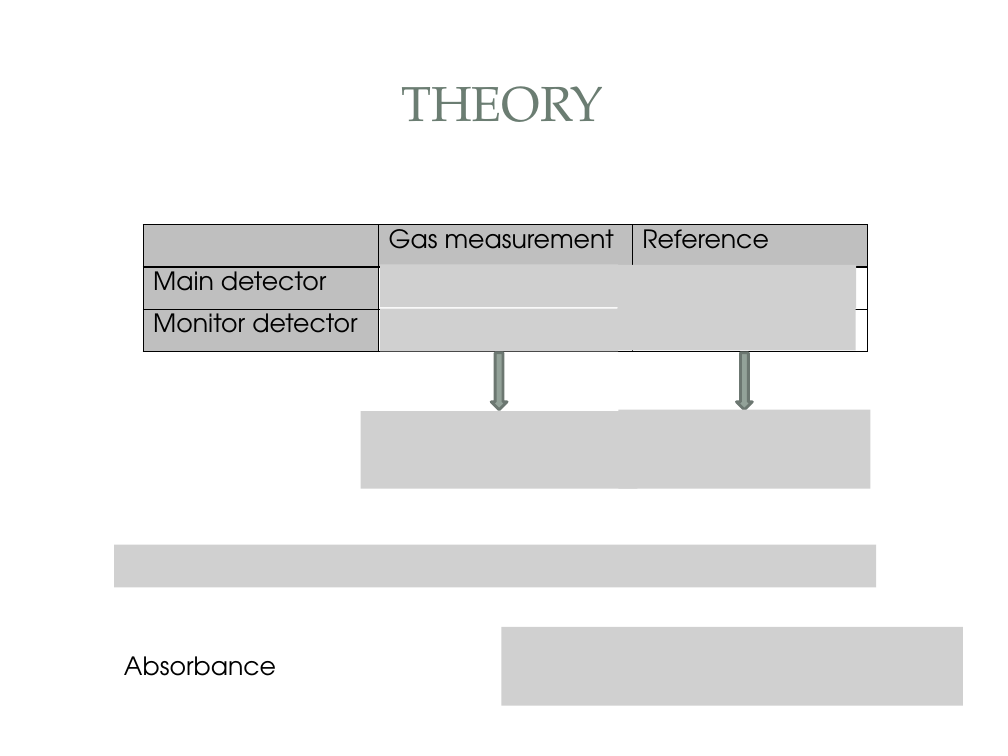
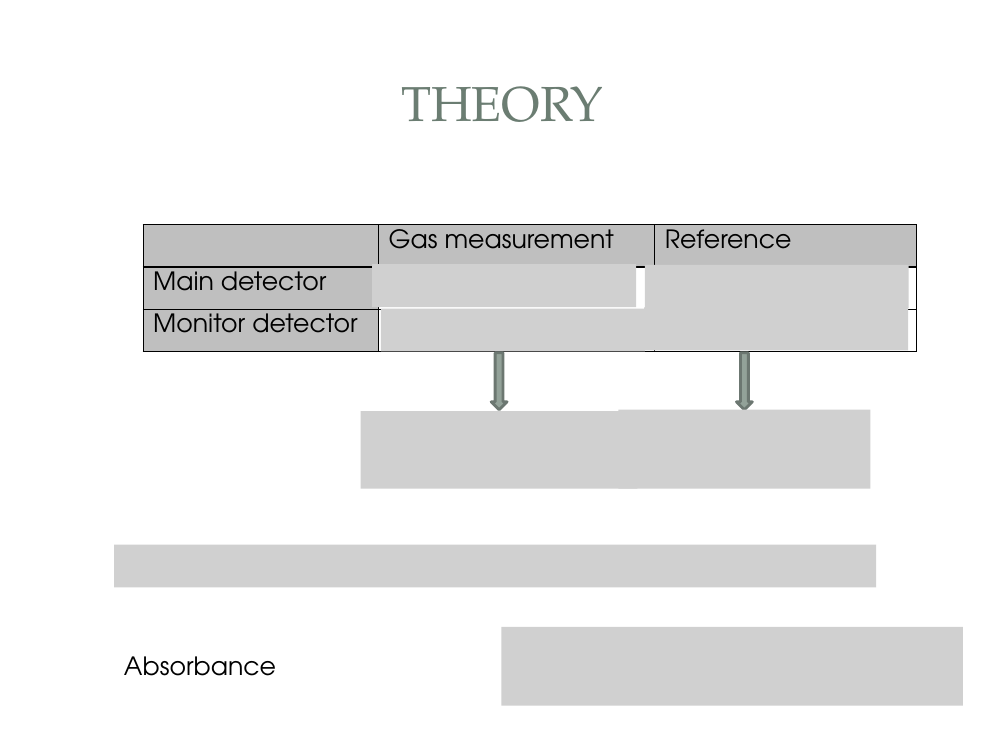
Before and after one commit to OlavRG/QCL-gas-analysis, a slide deck: slide 4 of Cascading thesis/Presentation/Halfway presentation.pptx. Drawn at 1008x756 pixels with LibreOffice and Linux fonts; fonts in the diff are those of the drawing; grey boxes stand for pictures; background and template pictures are left out. Boxes give left, top, right and bottom in pixels: in the first picture for what was removed or moved away, otherwise in the second. Text is boxed around its words. In the diff, an @@ line names an element or a change of style, - is before the commit and + after.

```diff
--- a/Cascading thesis/Presentation/Halfway presentation.pptx
+++ b/Cascading thesis/Presentation/Halfway presentation.pptx
@@ table: place and size @@
-table at (143, 225, 869, 352)
+table at (143, 225, 917, 352)
@@ picture: place and size @@
-picture at (380, 264, 618, 307)
+picture at (372, 264, 636, 307)
@@ picture: place and size @@
-picture at (618, 265, 856, 308)
+picture at (645, 265, 909, 308)
@@ picture: place and size @@
-picture at (380, 308, 618, 352)
+picture at (381, 308, 645, 352)
@@ picture: place and size @@
-picture at (618, 307, 856, 351)
+picture at (644, 307, 908, 351)
```
Also in this commit, not shown: 1 other slide changed, 4 other files.
